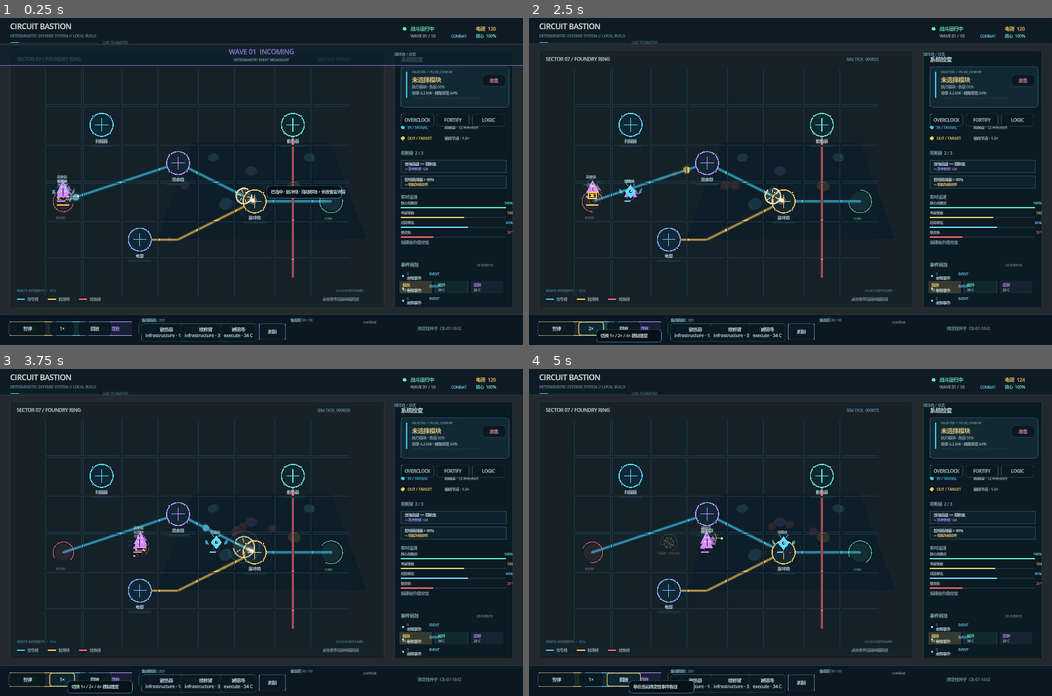
Above: before the commit, frames 1-4 (two rows, left to right).
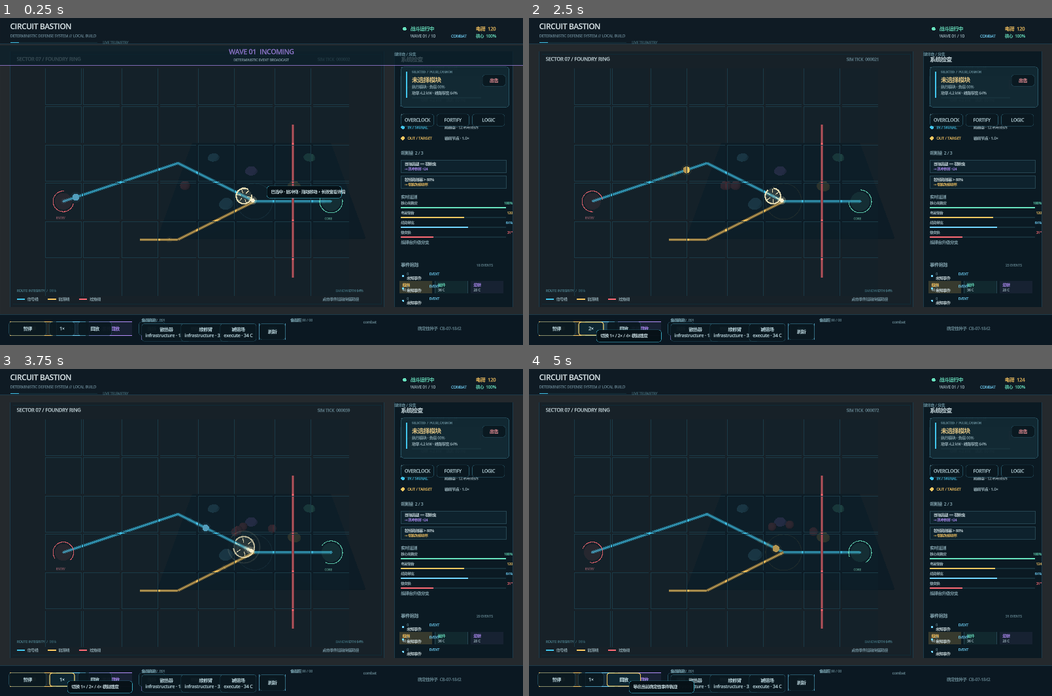
Above: after the commit, the same moments.

Repository: wsw12321/circuit-bastion
Game: Godot game, scene res://scenes/main.tscn
The game is run twice, just before and just after one commit, with the same random seed, the same clock (stepped at 60 frames per second) and the same inputs.
Inputs:
- Up to frame 1 (0.25 s): no input
- Up to frame 2 (2.5 s): click "暂停" at 0.5 s; click "继续" at 1.25 s; click "1×" at 2 s
- Up to frame 3 (3.75 s): click "2×" at 2.75 s; click "4×" at 3.5 s
- Up to frame 4 (5 s): click "回放" at 4.25 s

The runs differ from the first frame. In frame 1, 0.7% of the frame differs, in the area x 9-59%, y 29-74%; in frame 2, 0.8%; in frame 3, 0.8%; in frame 4, 0.8%, in the area x 17-59%, y 29-74%.

Commit message:
feat: enable native 3D actor rendering in the runtime HUD

Diff:
--- a/scripts/game_root.gd
+++ b/scripts/game_root.gd
@@ -25,6 +25,7 @@
 	add_child(world)
 	world.setup(simulation)
 	view = select_view_script(OS.has_feature("mobile") or OS.has_feature("android")).new()
+	view.use_3d_battlefield = true
 	view.set_anchors_and_offsets_preset(Control.PRESET_FULL_RECT)
 	add_child(view)
 	view.set_simulation(simulation)
